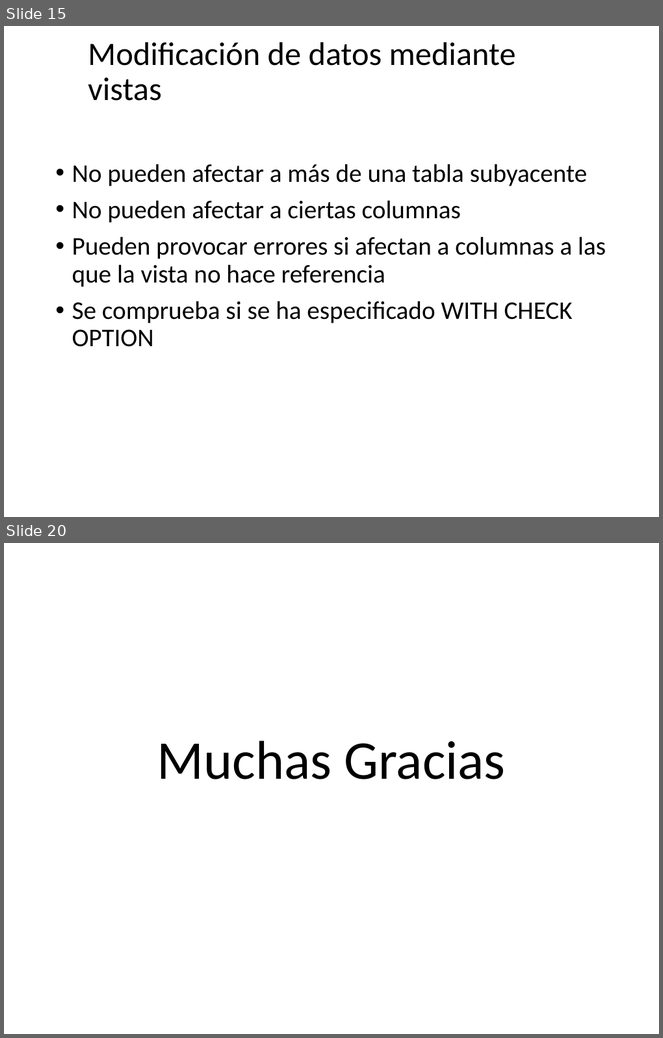
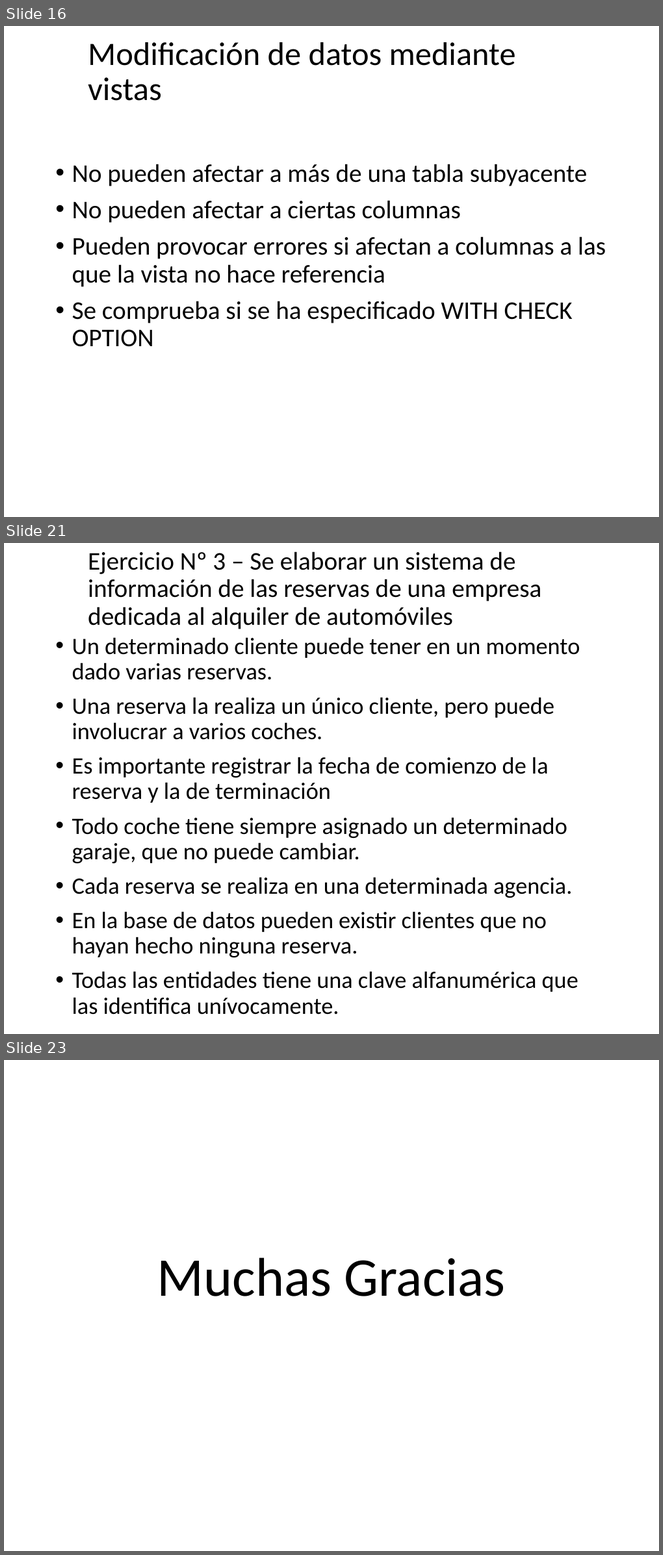
Before and after one commit to debsdaniel/expertodba2021, a slide deck: Presentaciones/Semana 6 - Vistas.pptx. Shown one above the other, each under a label of ours: slides 15 and 20 before the commit, slides 16, 21 and 23 after it; the slides between them are not shown. The pictures are 663x1038 and 663x1555 pixels, drawn with LibreOffice and Linux fonts; fonts in the diff are those of the drawing; background and template pictures are left out. Boxes give left, top, right and bottom in pixels: in the first picture for what was removed or moved away, otherwise in the second. Text is boxed around its words. In the diff, an @@ line names an element or a change of style, - is before the commit and + after.

```diff
--- a/Presentaciones/Semana 6 - Vistas.pptx
+++ b/Presentaciones/Semana 6 - Vistas.pptx
@@ slide 21 added at box(4, 543, 659, 1034), background picture (left out) @@
@@ title added at box(88, 551, 542, 629), 28 pt, text #000000 @@
+Ejercicio Nº 3 – Se elaborar un sistema de información de las reservas de una empresa dedicada al alquiler de automóviles
@@ text added at box(72, 637, 581, 1015), 25.9 pt, text #000000 @@
+• Un determinado cliente puede tener en un momento dado varias reservas.
+• Una reserva la realiza un único cliente, pero puede involucrar a varios coches.
+• Es importante registrar la fecha de comienzo de la reserva y la de terminación
+• Todo coche tiene siempre asignado un determinado garaje, que no puede cambiar.
+• Cada reserva se realiza en una determinada agencia.
+• En la base de datos pueden existir clientes que no hayan hecho ninguna reserva.
+• Todas las entidades tiene una clave alfanumérica que las identifica unívocamente.
@@ what was slide 15 is now slide 16 @@
@@ what was slide 20 is now slide 23 @@
```
Also in this commit, not shown: 1 slide changed, 7 other slides added, 5 slides removed.
